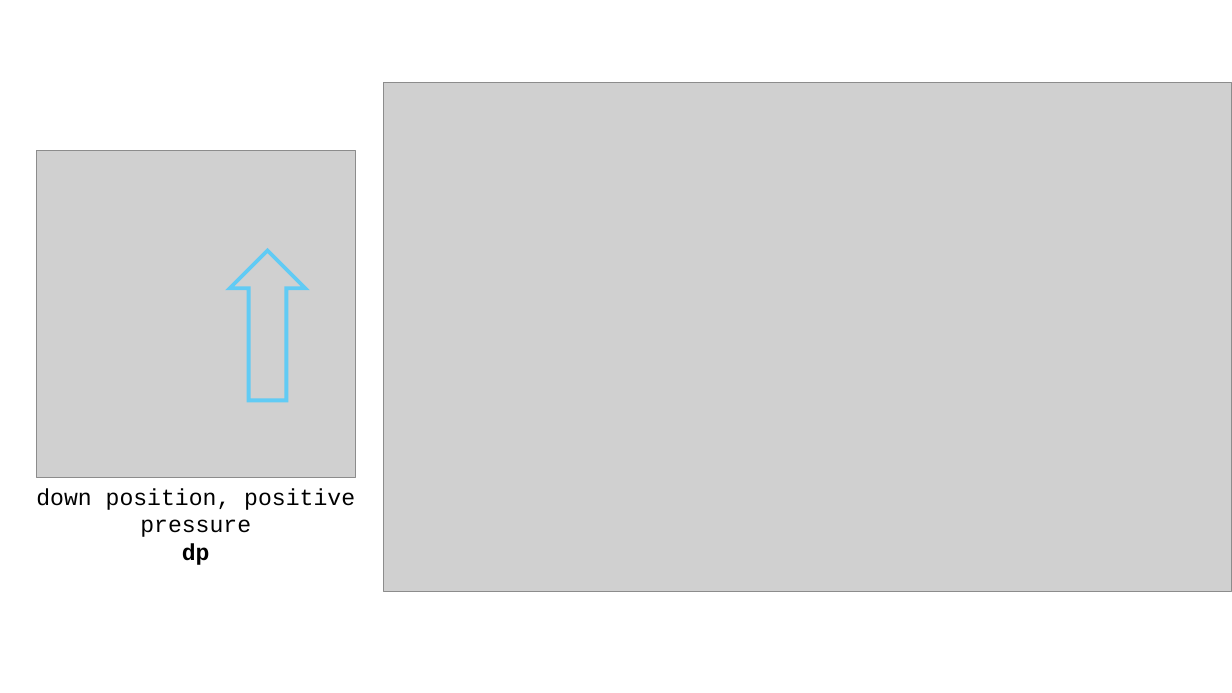
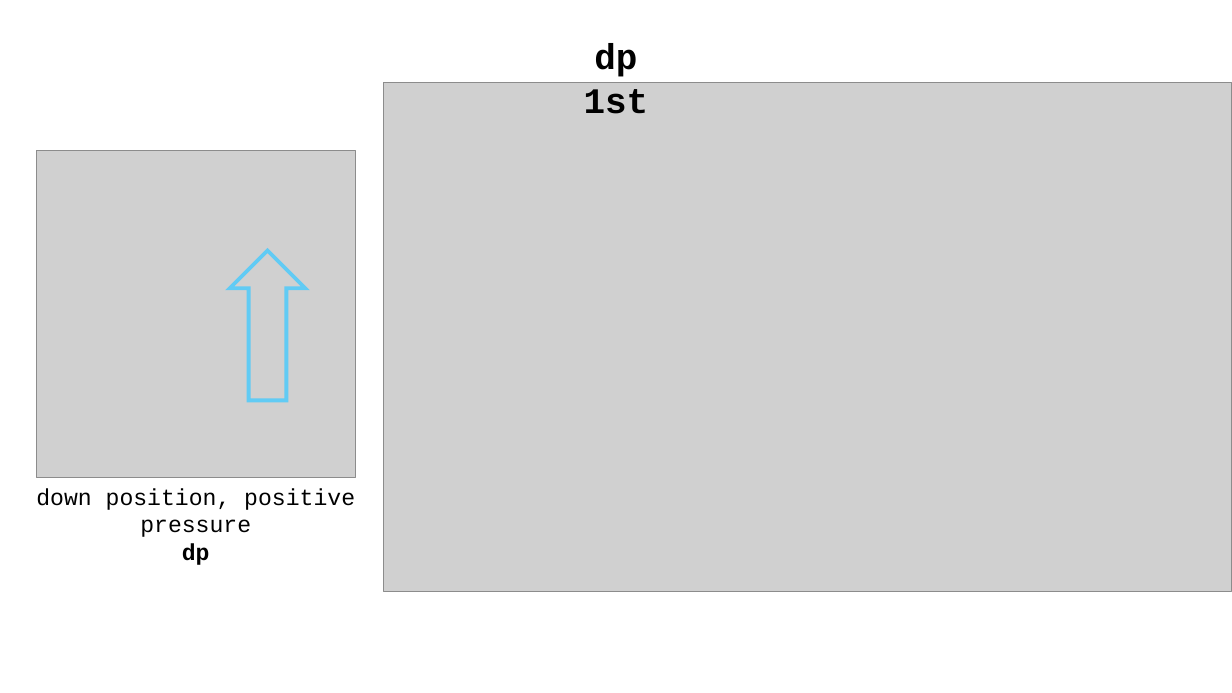
Before and after one commit to OJS56/SoftGripper, a slide deck: slide 7 of Soft_Finger_0731.pptx. Drawn at 1232x693 pixels with LibreOffice and Linux fonts; fonts in the diff are those of the drawing; grey boxes stand for pictures. Boxes give left, top, right and bottom in pixels: in the first picture for what was removed or moved away, otherwise in the second. Text is boxed around its words. In the diff, an @@ line names an element or a change of style, - is before the commit and + after.

```diff
--- a/Soft_Finger_0731.pptx
+++ b/Soft_Finger_0731.pptx
@@ text added at [584,44,649,114], 28 pt, text #000000, bold @@
+dp 1st
```
Also in this commit, not shown: 5 other slides changed, 1 slide added, 1 slide removed.
